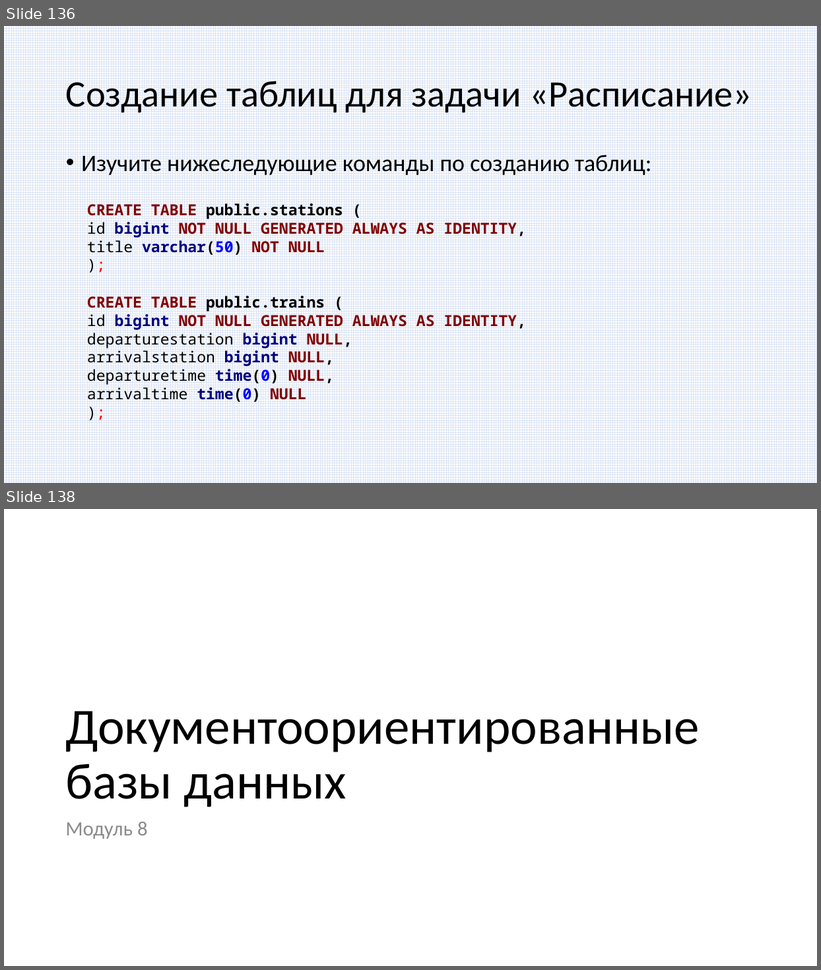
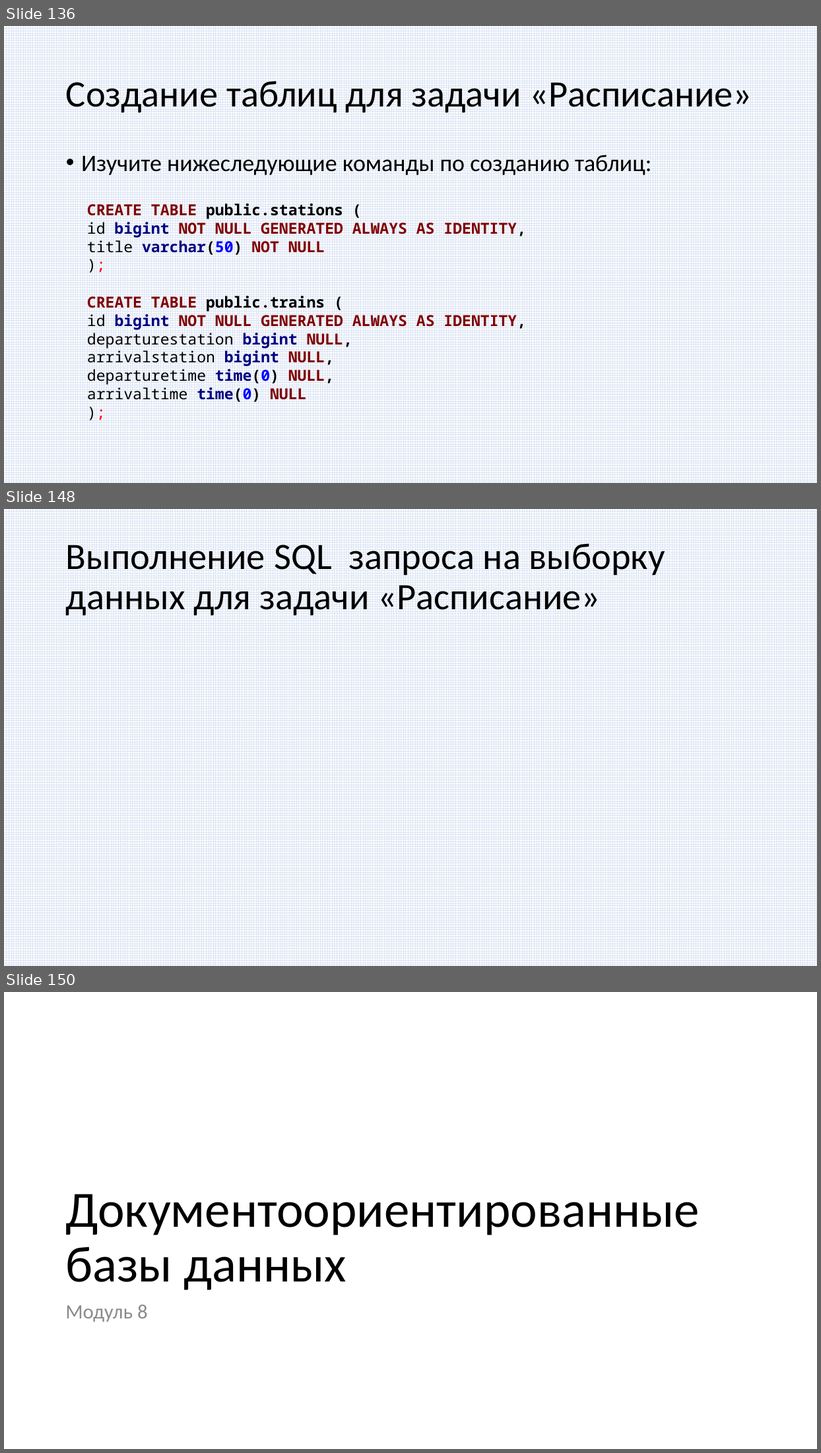
Before and after one commit to paveltsytovich/telegram-course, a slide deck: Presentation/Разработка ботов для телеграмм на Python.pptx. Shown one above the other, each under a label of ours: slides 136 and 138 before the commit, slides 136, 148 and 150 after it; the slides between them are not shown. The pictures are 821x970 and 821x1453 pixels, drawn with LibreOffice and Linux fonts; fonts in the diff are those of the drawing. Boxes give left, top, right and bottom in pixels: in the first picture for what was removed or moved away, otherwise in the second. Text is boxed around its words. In the diff, an @@ line names an element or a change of style, - is before the commit and + after.

```diff
--- a/Presentation/Разработка ботов для телеграмм на Python.pptx
+++ b/Presentation/Разработка ботов для телеграмм на Python.pptx
@@ slide 148 added at (4, 509, 817, 966), background #FFFFFF; not listed: 1 template element that a slide beside it also shows @@
@@ title added at (66, 543, 665, 616), 44 pt, text #000000 @@
+Выполнение SQL запроса на выборку данных для задачи «Расписание»
@@ what was slide 138 is now slide 150 @@
```
Also in this commit, not shown: 12 other slides added, 1 slide removed, 2 other files.
